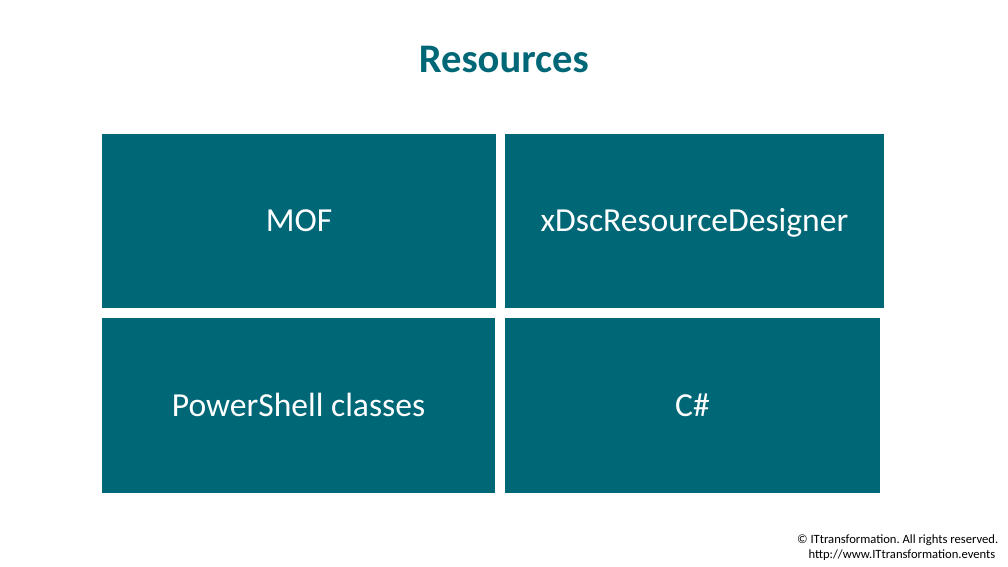
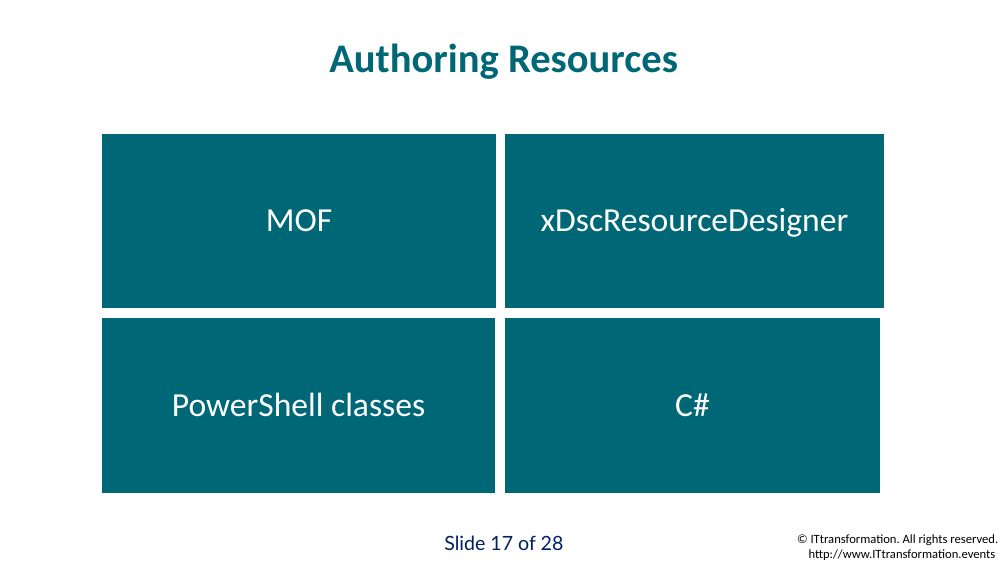
Before and after one commit to timothywarner/ittransformation2017, a slide deck: slide 17 of warner-itt-dsc.pptx (slide 16 before the commit). Drawn at 1008x567 pixels with LibreOffice and Linux fonts; fonts in the diff are those of the drawing; background and template pictures are left out. Boxes give left, top, right and bottom in pixels: in the first picture for what was removed or moved away, otherwise in the second. Text is boxed around its words. In the diff, an @@ line names an element or a change of style, - is before the commit and + after.

```diff
--- a/warner-itt-dsc.pptx
+++ b/warner-itt-dsc.pptx
@@ title at [329, 43, 678, 79]: text changed @@
-Resources
+Authoring Resources
@@ text added at [444, 535, 564, 550], 14 pt, text #002060 @@
+Slide 17 of 28
```
Also in this commit, not shown: 22 other slides changed, 5 slides added, 6 other files.
